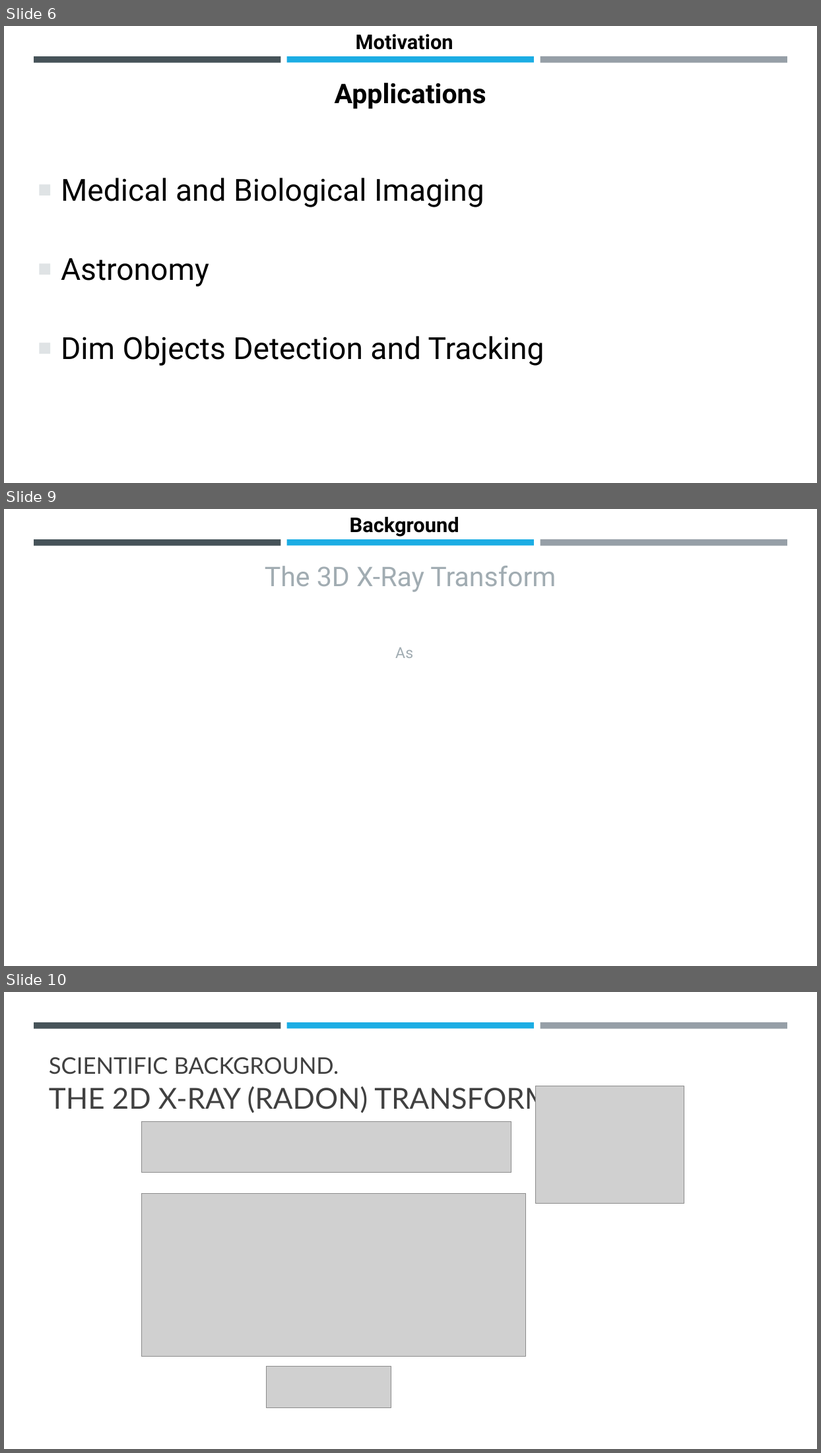
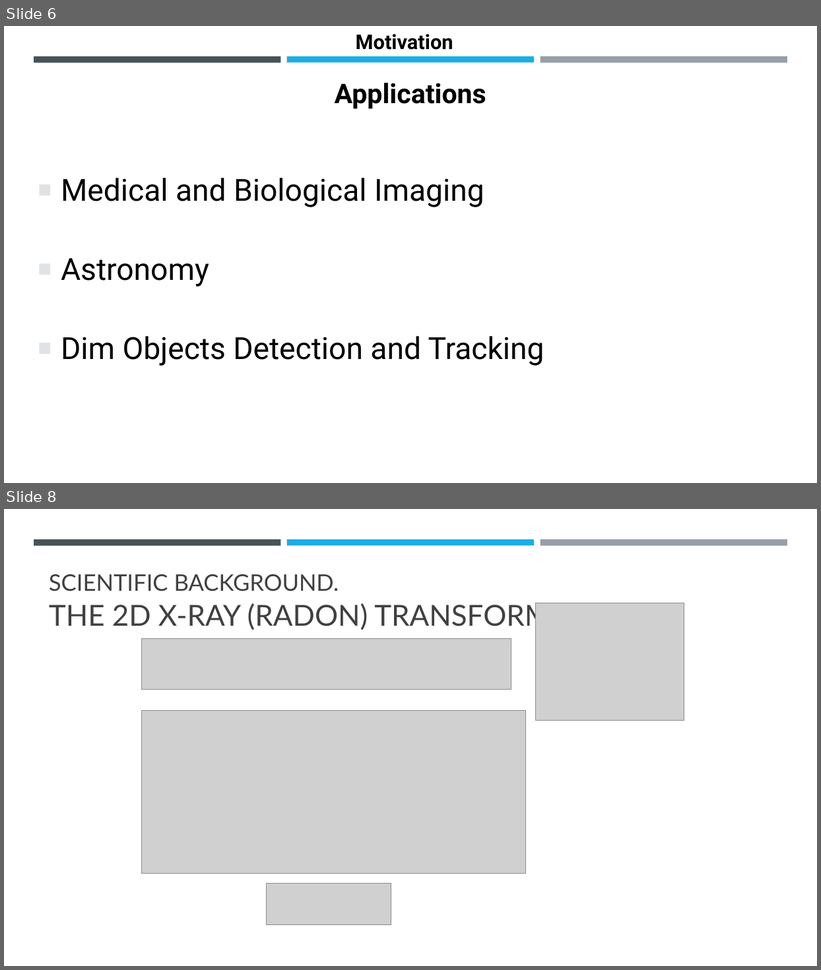
Before and after one commit to gvol11/MGA-MFD, a slide deck: Future Forward.pptx. Shown one above the other, each under a label of ours: slides 6, 9 and 10 before the commit, slides 6 and 8 after it; the slides between them are not shown. The pictures are 821x1453 and 821x970 pixels, drawn with LibreOffice and Linux fonts; fonts in the diff are those of the drawing; grey boxes stand for pictures. Boxes give left, top, right and bottom in pixels: in the first picture for what was removed or moved away, otherwise in the second. Text is boxed around its words. In the diff, an @@ line names an element or a change of style, - is before the commit and + after.

```diff
--- a/Future Forward.pptx
+++ b/Future Forward.pptx
@@ slide 9 removed at [4,509,817,966], background #FFFFFF; not listed: 3 template elements that a slide beside it also shows @@
@@ text removed at [350,517,459,537] @@
-Background
@@ text removed at [265,566,556,592] @@
-The 3D X-Ray Transform
@@ text removed at [395,647,413,658] @@
-As
@@ what was slide 10 is now slide 8 @@
```
Also in this commit, not shown: 4 slides changed, 1 other slide removed.
